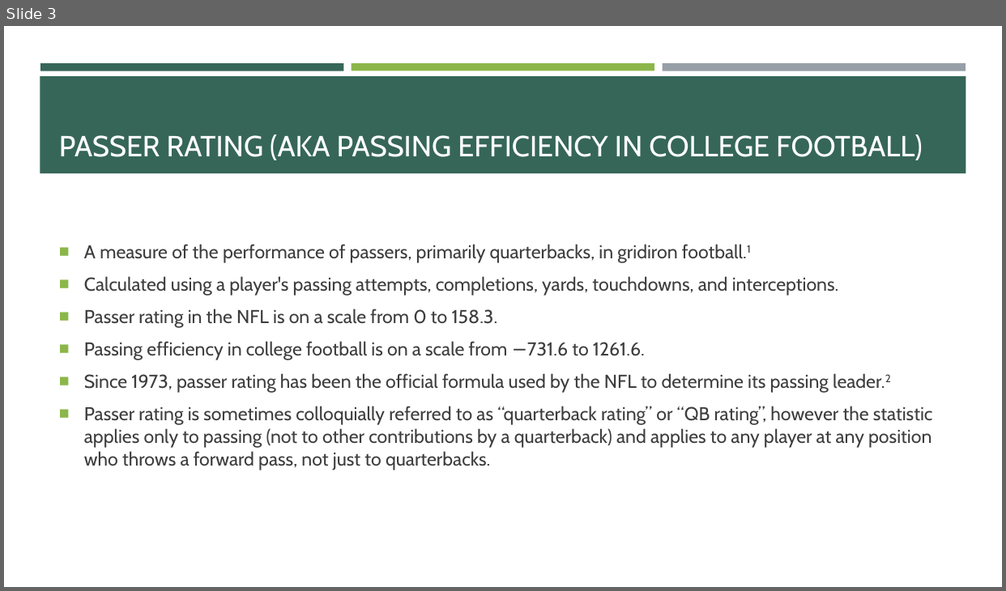
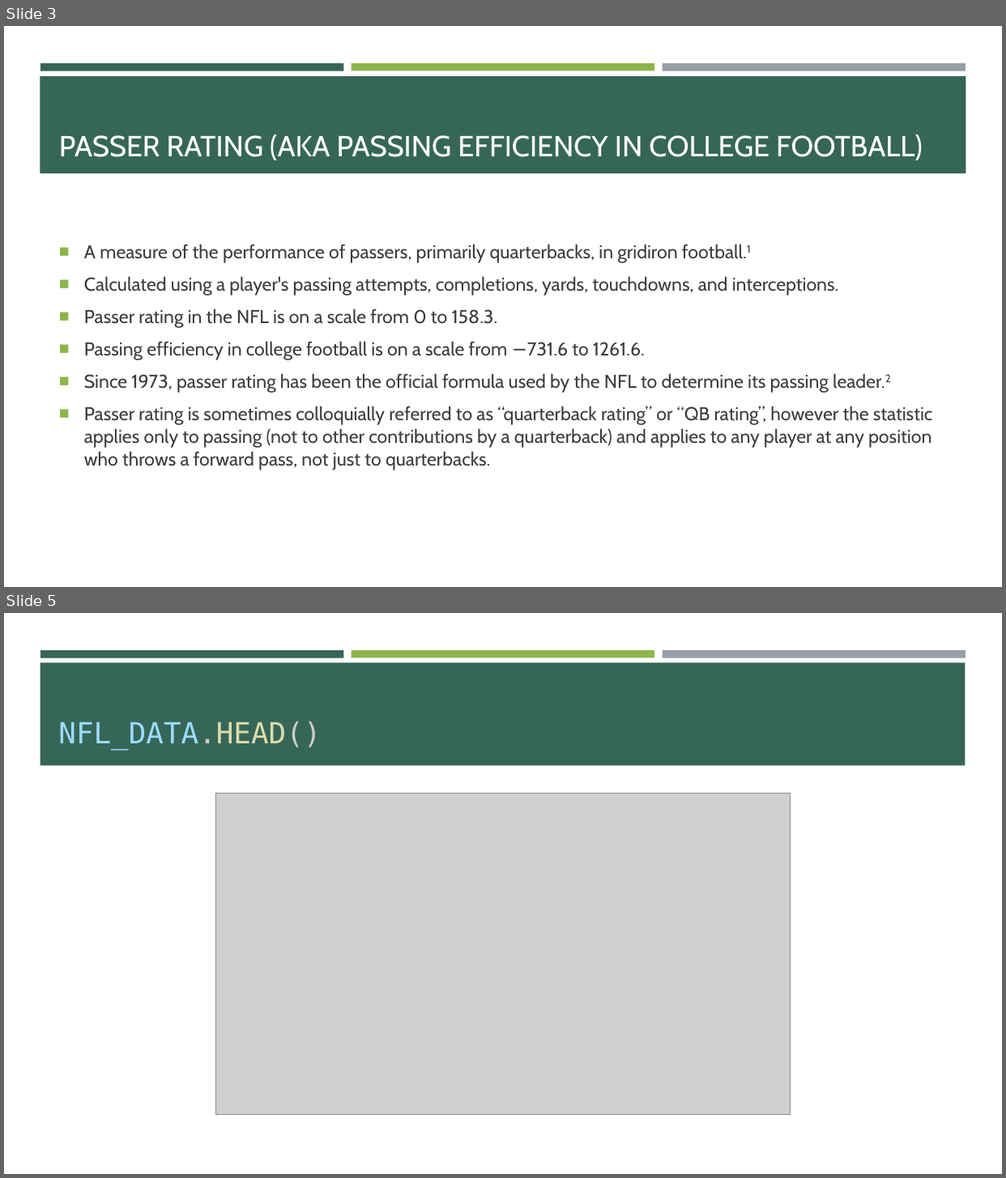
Before and after one commit to haverga/project_04, a slide deck: p4_slides.pptx. Shown one above the other, each under a label of ours: slide 3 before the commit, slides 3 and 5 after it; the slides between them are not shown. The pictures are 1006x591 and 1006x1178 pixels, drawn with LibreOffice and Linux fonts; fonts in the diff are those of the drawing; grey boxes stand for pictures. Boxes give left, top, right and bottom in pixels: in the first picture for what was removed or moved away, otherwise in the second. Text is boxed around its words. In the diff, an @@ line names an element or a change of style, - is before the commit and + after.

```diff
--- a/p4_slides.pptx
+++ b/p4_slides.pptx
@@ slide 5 added at (4, 613, 1002, 1174), background #FFFFFF; not listed: 3 template elements that a slide beside it also shows @@
@@ rectangle added at (40, 662, 965, 766), fill #366658 @@
@@ title added at (58, 722, 321, 750), 28 pt, text #9CDCFE @@
+NFL_DATA.HEAD()
@@ picture added at (216, 794, 790, 1115) @@
```
Also in this commit, not shown: 1 slide changed, 23 other slides added, 1 other file.
